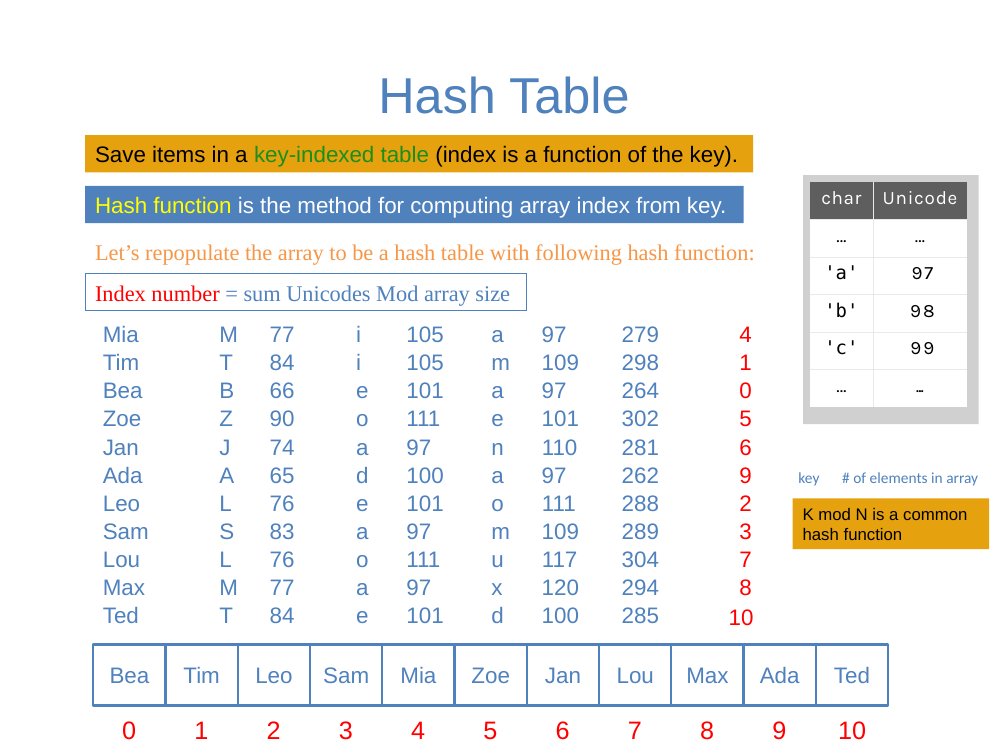
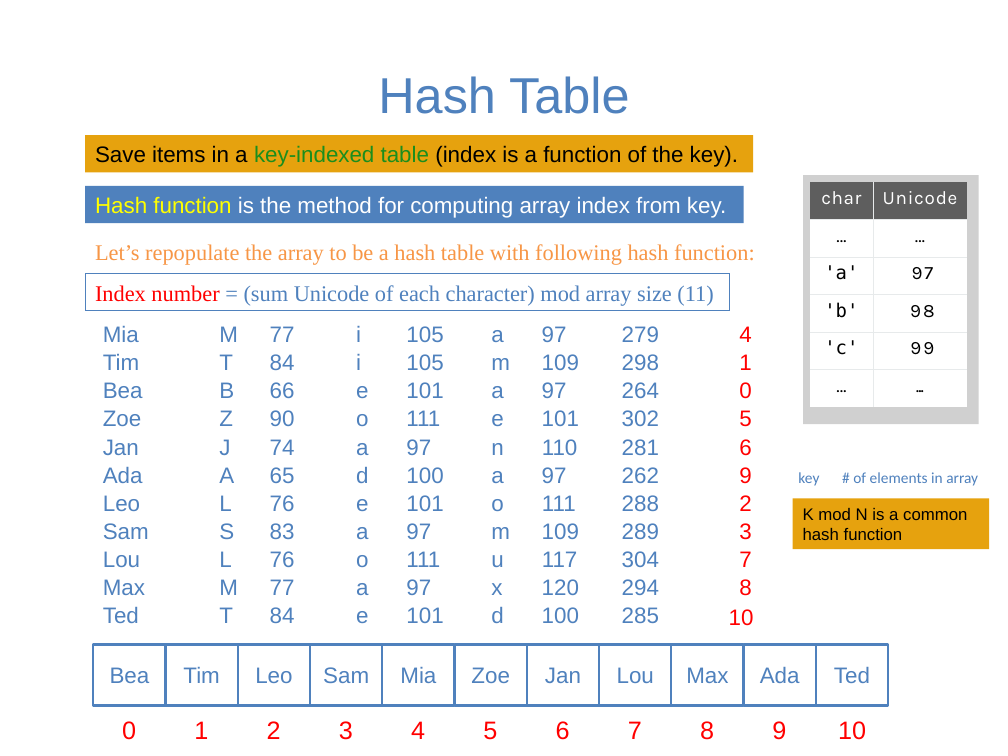
Before and after one commit to guhofstra/CSC111Fa25, a slide deck: slide 4 of PPTs/Lecture 7-hash table.pptx. Drawn at 1008x756 pixels with LibreOffice and Linux fonts; fonts in the diff are those of the drawing; grey boxes stand for pictures. Boxes give left, top, right and bottom in pixels: in the first picture for what was removed or moved away, otherwise in the second. Text is boxed around its words. In the diff, an @@ line names an element or a change of style, - is before the commit and + after.

```diff
--- a/PPTs/Lecture 7-hash table.pptx
+++ b/PPTs/Lecture 7-hash table.pptx
@@ rectangle "Index number = (sum Unicode ...": place and size @@
-rectangle "Index number = (sum Unicode ..." at [85, 274, 526, 311]
+rectangle "Index number = (sum Unicode ..." at [85, 274, 729, 311]
@@ text in rectangle at [95, 285, 713, 306]: text changed @@
-Index number = sum Unicodes Mod array size
+Index number = (sum Unicode of each character) mod array size (11)
```
Also in this commit, not shown: 11 other slides changed, 9 other files.
